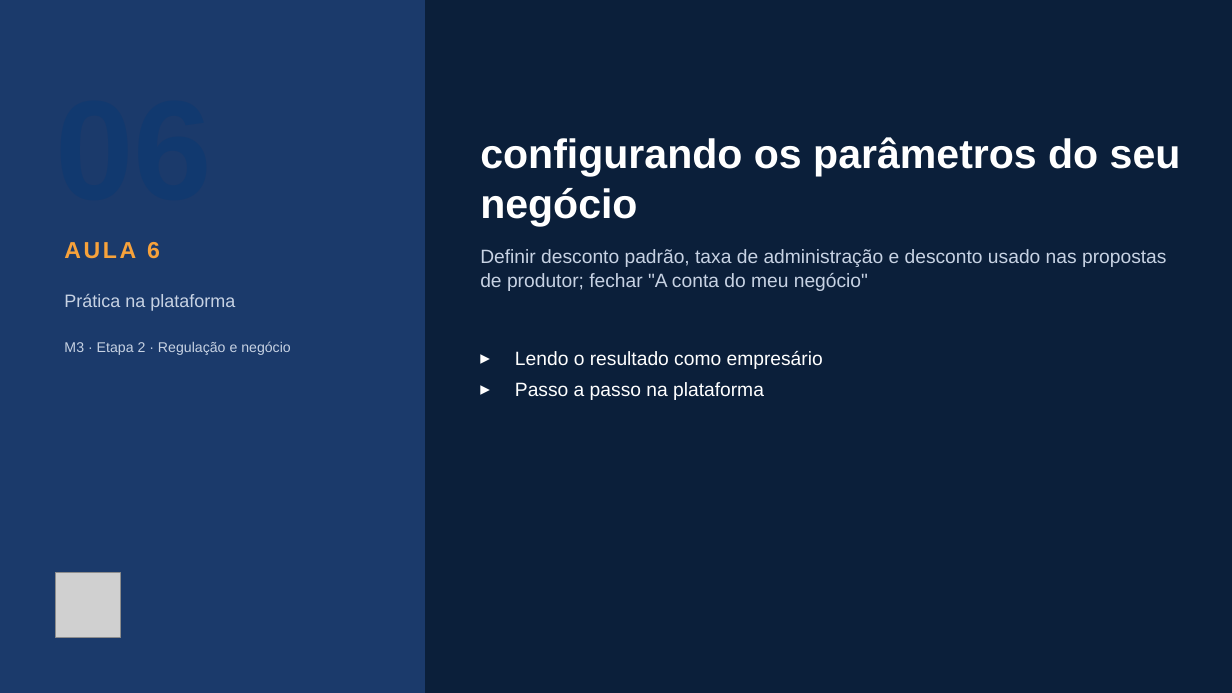
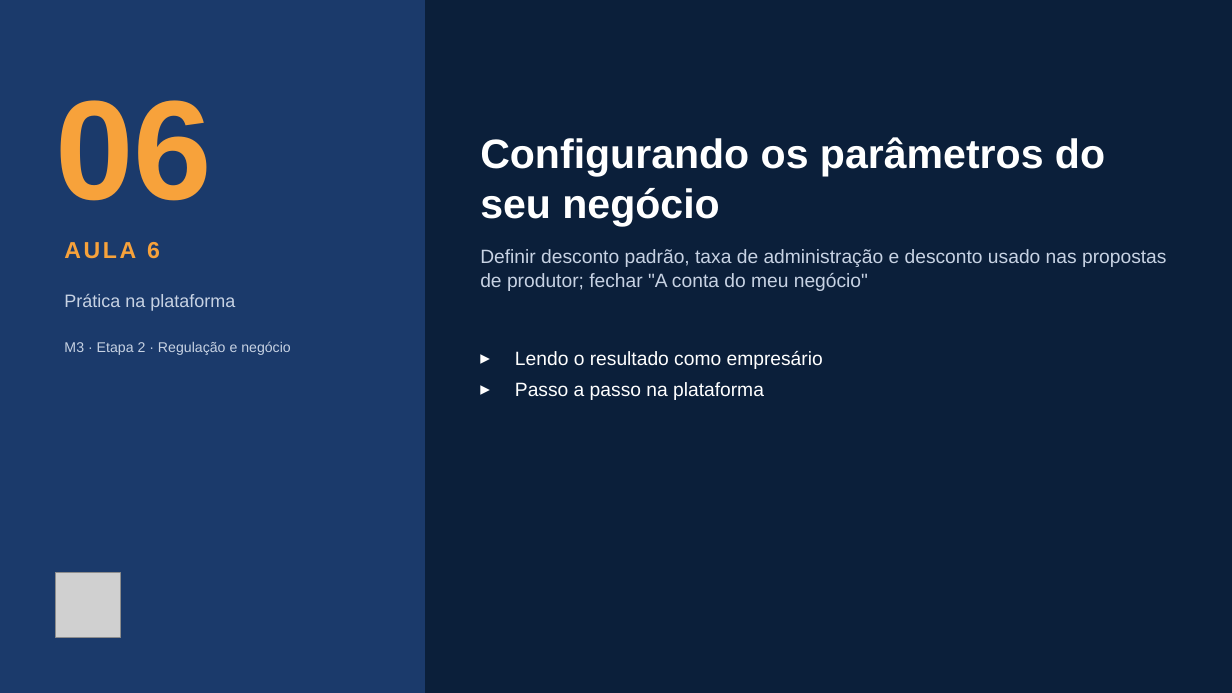
Before and after one commit to marcelo-braga-dev/casaverde, a slide deck: slide 32 of docs/curso/slides/m03-modelos-de-negocio.pptx (slide 29 before the commit). Drawn at 1232x693 pixels with LibreOffice and Linux fonts; fonts in the diff are those of the drawing; grey boxes stand for pictures. Boxes give left, top, right and bottom in pixels: in the first picture for what was removed or moved away, otherwise in the second. Text is boxed around its words. In the diff, an @@ line names an element or a change of style, - is before the commit and + after.

```diff
--- a/docs/curso/slides/m03-modelos-de-negocio.pptx
+++ b/docs/curso/slides/m03-modelos-de-negocio.pptx
@@ text added at <box>55,100,212,201</box>, 110 pt, text #F7A23B, bold @@
+06
@@ text at <box>480,137,1105,226</box>: text changed @@
-configurando os parâmetros do seu negócio
+Configurando os parâmetros do seu negócio
```
Also in this commit, not shown: 14 other slides changed, 3 slides added, 16 other files.
